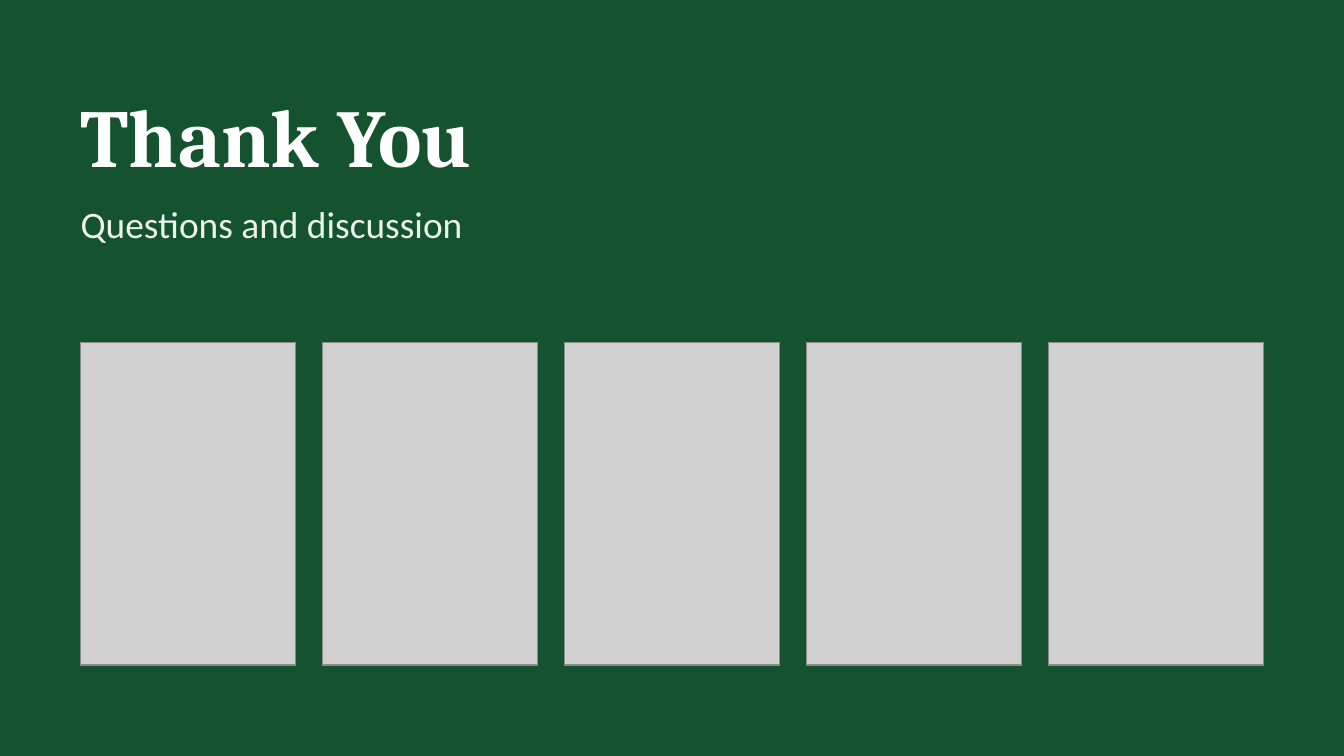
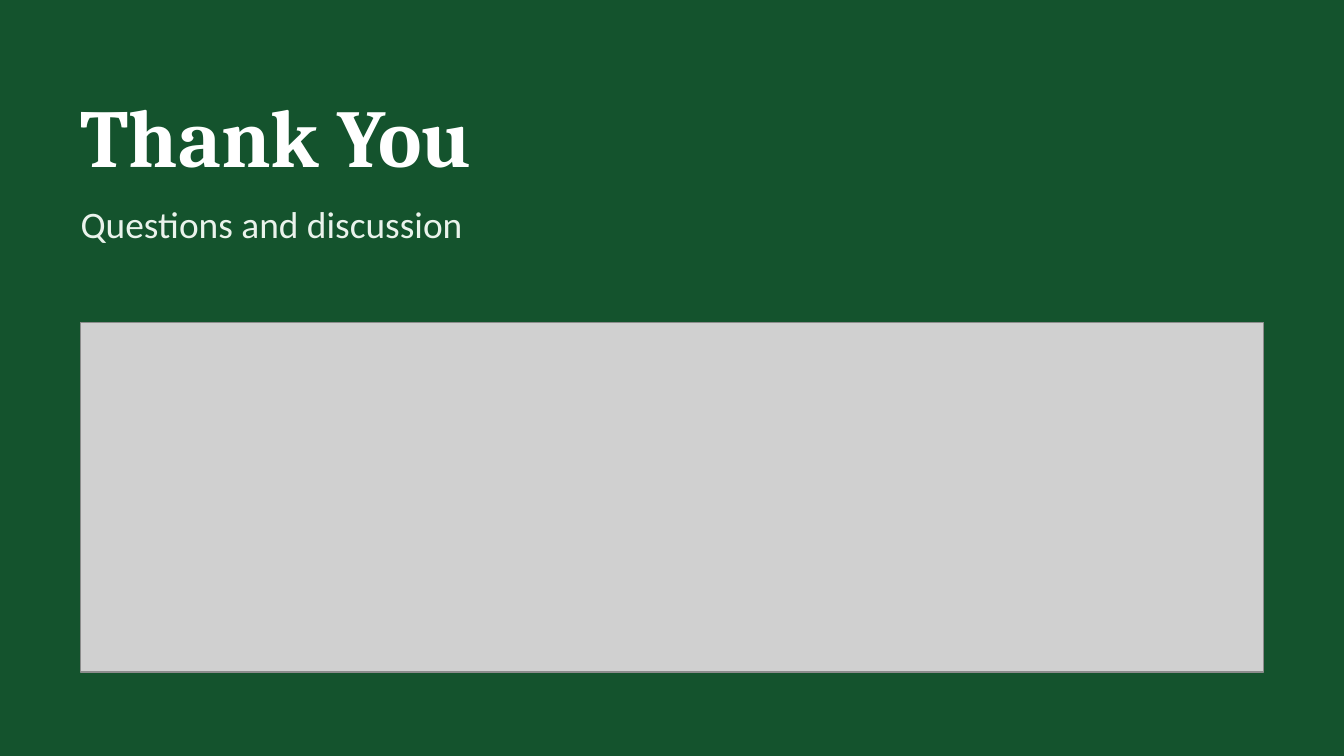
Before and after one commit to geetikamehta-aspora/aspora-social, a slide deck: slide 15 of d2c-lecture/D2C_Lecture.pptx. Drawn at 1344x756 pixels with LibreOffice and Linux fonts; fonts in the diff are those of the drawing; grey boxes stand for pictures. Boxes give left, top, right and bottom in pixels: in the first picture for what was removed or moved away, otherwise in the second. Text is boxed around its words. In the diff, an @@ line names an element or a change of style, - is before the commit and + after.

```diff
--- a/d2c-lecture/D2C_Lecture.pptx
+++ b/d2c-lecture/D2C_Lecture.pptx
@@ picture added at (81, 323, 1263, 672) @@
@@ picture removed at (81, 343, 296, 665) @@
@@ picture removed at (323, 343, 538, 665) @@
@@ picture removed at (564, 343, 780, 665) @@
@@ picture removed at (806, 343, 1021, 665) @@
@@ picture removed at (1048, 343, 1263, 665) @@
```
